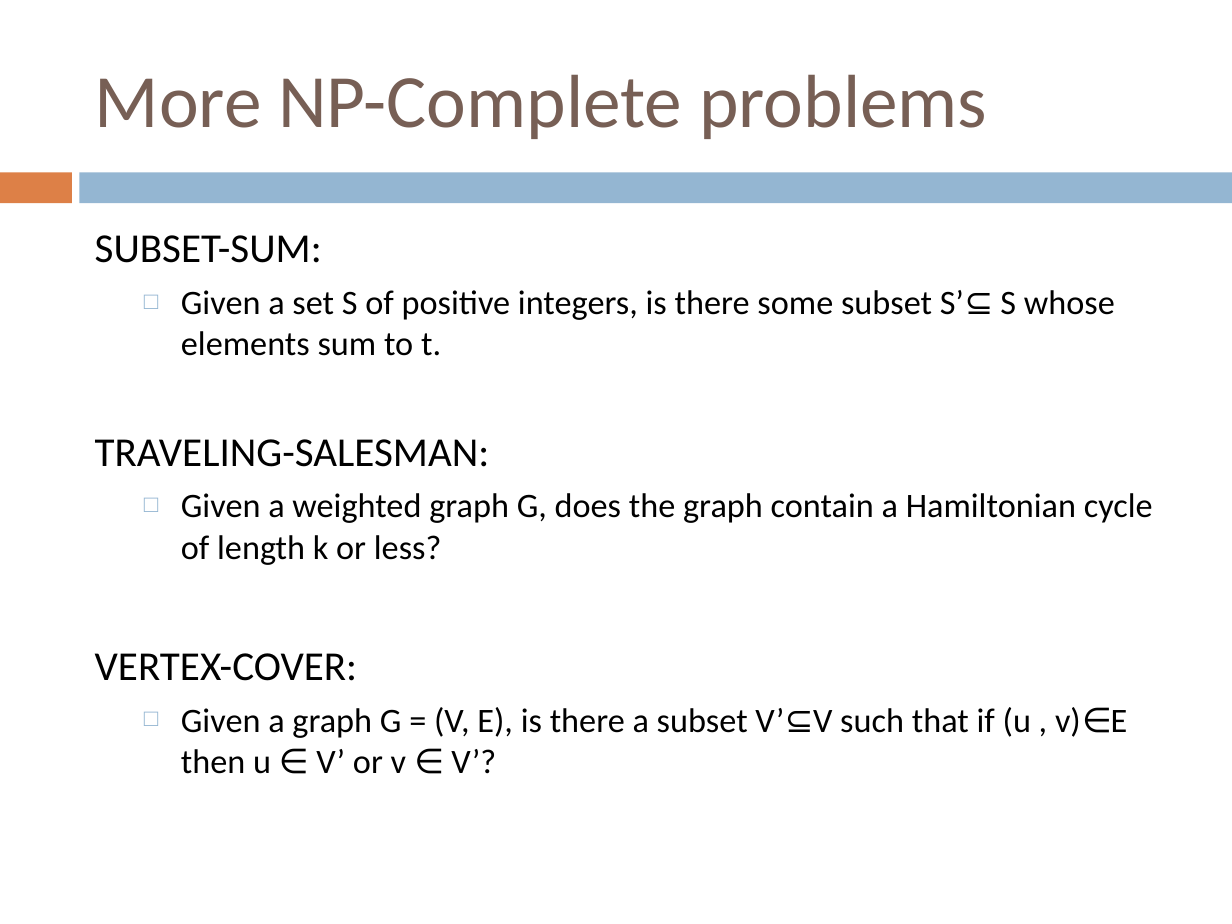
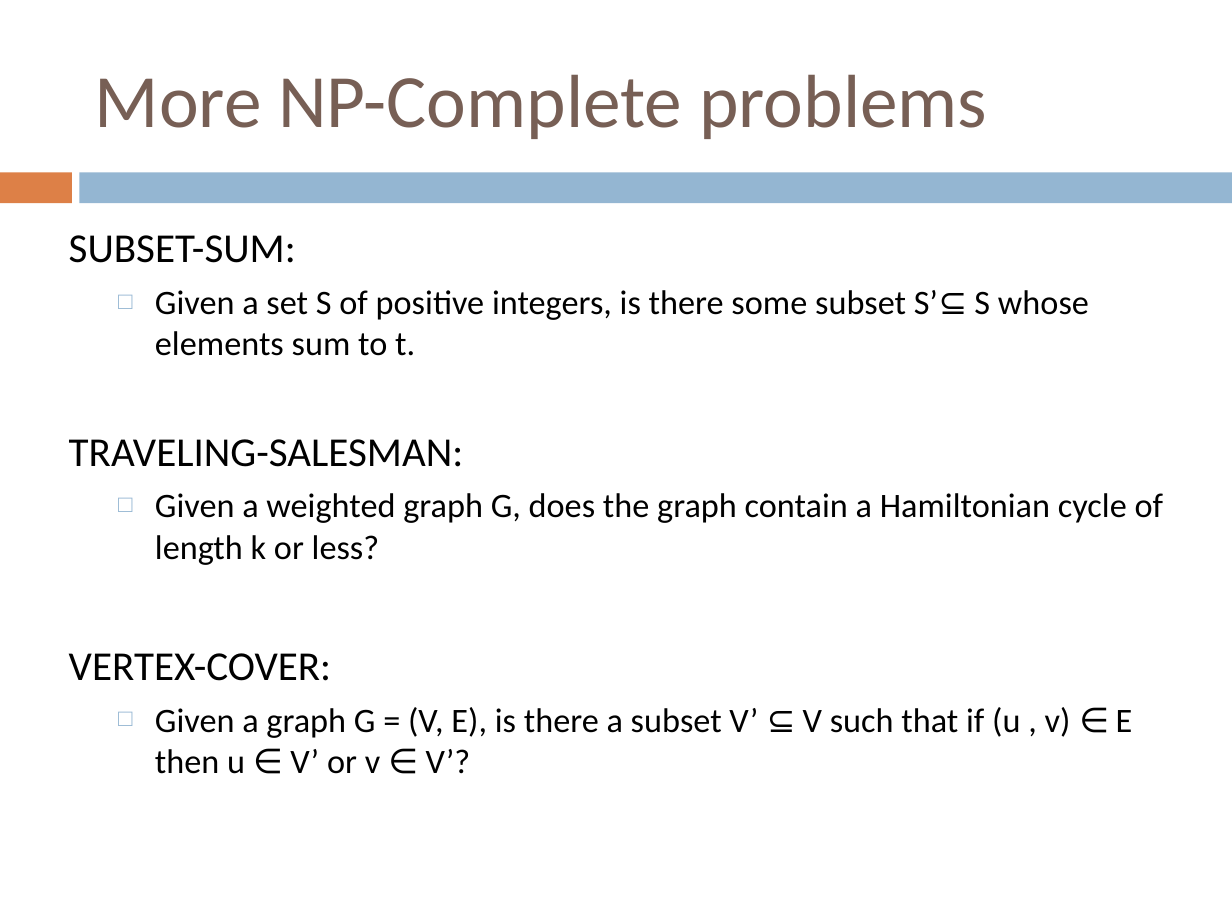
Before and after one commit to Collins-kariuk/Algorithms, a slide deck: slide 56 of Lectures/Lecture 24_NP-Complete Reductions.pptx. Drawn at 1232x924 pixels with LibreOffice and Linux fonts; fonts in the diff are those of the drawing. Boxes give left, top, right and bottom in pixels: in the first picture for what was removed or moved away, otherwise in the second. Text is boxed around its words. In the diff, an @@ line names an element or a change of style, - is before the commit and + after.

Commit message:
Review lecture 24 on NP-Complete reductions
For the purposes of completing assignment 11

```diff
--- a/Lectures/Lecture 24_NP-Complete Reductions.pptx
+++ b/Lectures/Lecture 24_NP-Complete Reductions.pptx
@@ text "SUBSET-SUM:": place and size @@
-text "SUBSET-SUM:" at [95,235,1153,774]
+text "SUBSET-SUM:" at [69,235,1164,774]
@@ text at [155,707,1133,774]: spaces changed @@
-  □ Given a graph G = (V, E), is there a subset V’⊆V such that if (u , v)∈E then u ∈ V’ or v ∈ V’?
+  □ Given a graph G = (V, E), is there a subset V’ ⊆ V such that if (u , v) ∈ E then u ∈ V’ or v ∈ V’?
```
